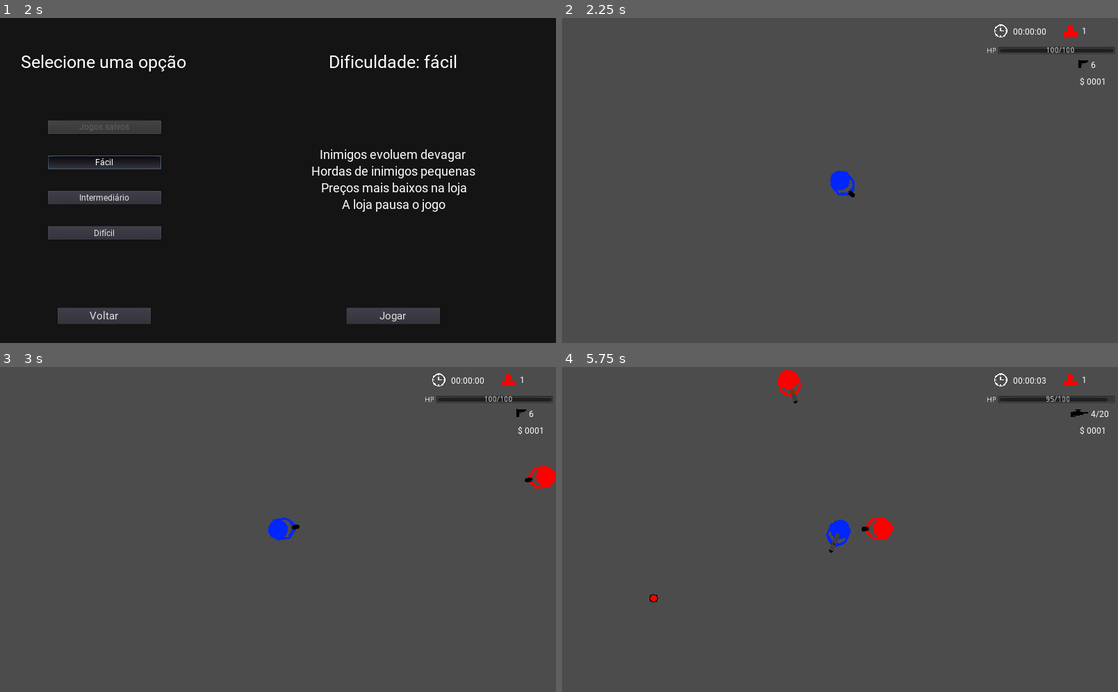
Above: before the commit, frames 1-4 (two rows, left to right).
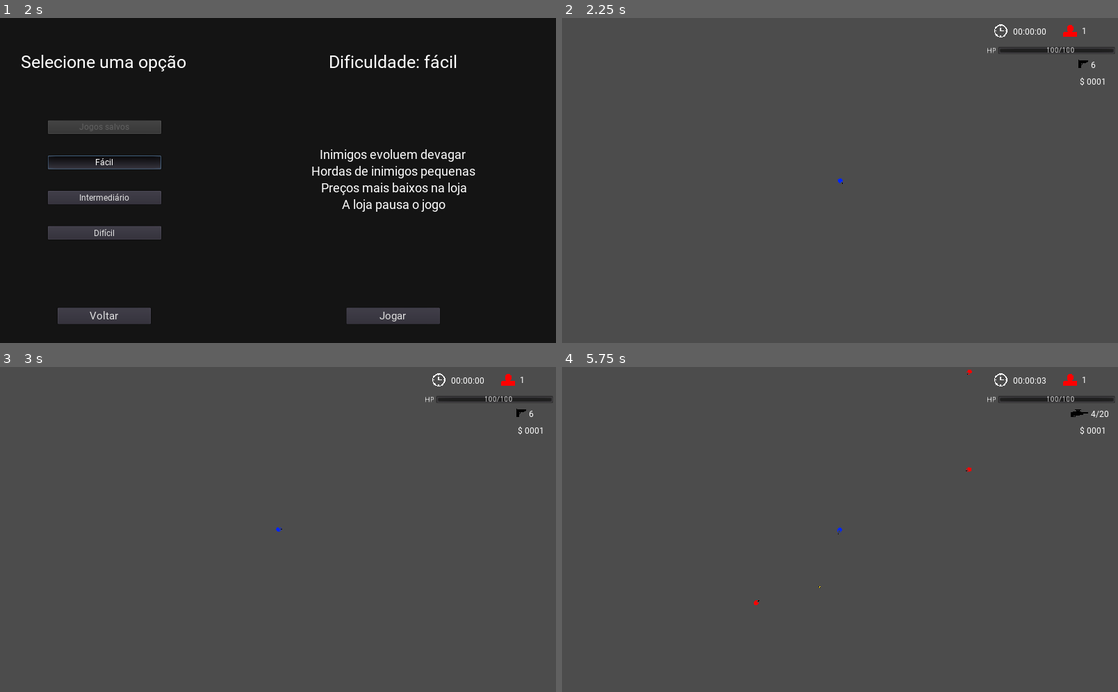
Above: after the commit, the same moments.

Repository: GregorioFornetti/Zigmor
Game: Godot game, scene res://Scenes_and_scripts/Interfaces/Menus/Main_menu.tscn
Same seed, same stepped clock (60 frames per second), same inputs: the game is played once before the commit and once after it.
Inputs (mouse positions are in pixels of both pictures, inside the frame that each line leads up to):
- Up to frame 1 (2 s): click "Jogar" at 0.5 s; click "Fácil" at 1.25 s
- Up to frame 2 (2.25 s): click "Jogar" at 2 s
- Up to frame 3 (3 s): tap Enter at 2.75 s; move the mouse to (400, 513) at 2.77 s; hold Right (ui_right) from 2.78 s (still down); hold 1 (change_weapon_to_pistol) from 2.78 s (still down)
- Up to frame 4 (5.75 s): move the mouse to (728, 545) at 3.52 s; release Right (ui_right) at 3.53 s; release 1 (change_weapon_to_pistol) at 3.53 s; hold Down (ui_down) 3.53-4.28 s; tap 2 (change_weapon_to_shotgun) at 3.6 s; move the mouse to (895, 458) at 4.27 s; hold Right (ui_right) 4.28-5.03 s; hold 3 (change_weapon_to_sniper) 4.28-5.03 s; move the mouse to (812, 594) at 5.02 s; hold Up (ui_up) from 5.03 s (still down); click (812, 594) at 5.1 s

Frame 1 is identical in both runs. In frame 2, 0.2% of the frame differs, in the area x 48-53%, y 47-56%; in frame 3, 0.5%; in frame 4, 0.8%, in the area x 15-99%, y 0-74%.

Commit message:
Função de posicao aleatoria
- Função que coleta uma posição aleatória dentro de um range e evitando posições já ocupadas

Diff:
--- a/Scenes_and_scripts/Enemies/Enemy_base.gd
+++ b/Scenes_and_scripts/Enemies/Enemy_base.gd
@@ -4,6 +4,7 @@
 onready var Player = get_parent().get_node("Player")
 onready var healthbar_timer = $HealthBar_timer
 onready var healthbar = $HealthBar
+onready var collision_shape = $CollisionShape2D.shape
 
 func set_default_attributes(health, speed, damage, money_drop):
 	attributes['health'] = health
--- a/Scenes_and_scripts/Player/Player.tscn
+++ b/Scenes_and_scripts/Player/Player.tscn
@@ -95,6 +95,7 @@
 
 [node name="Camera2D" type="Camera2D" parent="."]
 current = true
+zoom = Vector2( 5, 5 )
 
 [connection signal="area_entered" from="Hurtbox" to="." method="_on_Hurtbox_area_entered"]
 [connection signal="timeout" from="Shoot_timer" to="." method="_on_Shoot_timer_timeout"]
--- a/Scenes_and_scripts/Preloaded/Game.gd
+++ b/Scenes_and_scripts/Preloaded/Game.gd
@@ -5,10 +5,12 @@
 enum difficulties {EASY, MEDIUM, HARD}
 enum status {MENU, PLAYING, PAUSED}
 
+var enemies_points_function
+var spawn_points_function
+var spawn_delay_function
+
 var current_status = status.MENU
 var current_difficulty
-var enemies_points_function
-var spawn_points_function
 var current_time = 0  # Game time in seconds
 
 
@@ -30,16 +32,28 @@
 			difficult_name = "hard"
 	enemies_points_function = funcref(self, difficult_name + "_enemies_points_function")
 	spawn_points_function = funcref(self, difficult_name + "_spawn_points_function")
+	spawn_delay_function = funcref(self, difficult_name + "_spawn_delay_function")
 
 	get_tree().change_scene("res://Scenes_and_scripts/Testing_map.tscn")
 	$Timer.start()
 
+
+func _on_Timer_timeout():
+	current_time += 1
+	$Timer.start()
+
+
+
+# Funções modificadoras das dificuldades do jogo:
 
 func get_enemies_points():
 	return enemies_points_function.call_func(current_time)
 
 func get_spawn_points():
 	return spawn_points_function.call_func(current_time)
+
+func get_spawn_delay():
+	return spawn_delay_function.call_func(current_time)
 
 
 func easy_enemies_points_function(t):
@@ -62,6 +76,11 @@
 	return 3 * t
 
 
-func _on_Timer_timeout():
-	current_time += 1
-	$Timer.start()
+func easy_spawn_delay_function(t):
+	return 30
+
+func medium_spawn_delay_function(t):
+	return 25
+
+func hard_spawn_delay_function(t):
+	return 20
--- /dev/null
+++ b/Scenes_and_scripts/Spawner/Enemies_spawner.gd
@@ -0,0 +1,55 @@
+extends Node2D
+
+const SPAWN_WIDTH = 6000  # Largura a partir do player para spawn de inimigos (player centralizado)
+const SPAWN_HEIGHT = 3500  # Altura a partir do player para spawn de inimigos (player centralizado)
+const EXTRA_SPACE = 100  # Inimigos não podem spawnar no campo de visão do player + EXTRA_SPACE
+
+onready var Pistol_enemy = preload("res://Scenes_and_scripts/Enemies/Pistol_enemy.tscn")
+onready var player = get_parent().get_node("Player")
+onready var spawn_blocker = get_node("Spawn_blocker")
+onready var rng = RandomNumberGenerator.new()
+
+func _ready():
+	spawn_blocker.shape.extents.x = ProjectSettings.get_setting("display/window/size/width") / 2 + EXTRA_SPACE
+	spawn_blocker.shape.extents.y = ProjectSettings.get_setting("display/window/size/height") / 2 + EXTRA_SPACE
+	rng.randomize()
+
+
+func spawn_enemy(Enemy):
+	var enemy = Enemy.instance()
+	get_parent().add_child(enemy)
+	enemy.position = get_random_position(enemy.collision_shape)
+
+func get_random_position(enemy_colision_shape):
+	# Retorna uma posição aleatória dentro do range do retangulo de largura
+	# e altura definidos pelas constantes no começo do código
+
+	position = player.position  # atualizar a posição do spawner block
+	var space_state = get_world_2d().direct_space_state
+
+	while true:
+		var random_pos = player.position + Vector2(rng.randf_range(-SPAWN_WIDTH/2,SPAWN_WIDTH/2), rng.randf_range(-SPAWN_HEIGHT/2,SPAWN_HEIGHT/2))
+
+		var query = Physics2DShapeQueryParameters.new()
+		#query.collision_layer = 0b00000000000010000111
+		query.collide_with_areas = true
+		query.set_shape(enemy_colision_shape)
+		query.set_transform(Transform2D(0, random_pos))
+
+		if not space_state.collide_shape(query,1):
+			return random_pos
+
+
+
+
+# Para realizar testes de tamanhos da nova área de spawn, descomentar as linhas abaixo (Dica: use CTRL + K para descomentar, aumente o zoom no player)
+
+#func _process(_delta):
+#	update()
+#
+#func _draw():
+#	draw_rect(Rect2(-SPAWN_WIDTH/2,-SPAWN_HEIGHT/2,SPAWN_WIDTH,SPAWN_HEIGHT), ColorN('red'), false, 20)
+
+
+func _on_Timer_timeout():
+	spawn_enemy(Pistol_enemy)
--- /dev/null
+++ b/Scenes_and_scripts/Spawner/Enemies_spawner.tscn
@@ -0,0 +1,19 @@
+[gd_scene load_steps=3 format=2]
+
+[ext_resource path="res://Scenes_and_scripts/Spawner/Enemies_spawner.gd" type="Script" id=1]
+
+[sub_resource type="RectangleShape2D" id=1]
+extents = Vector2( 8.13718, 7.87842 )
+
+[node name="Enemies_spawner" type="Area2D"]
+collision_layer = 129
+collision_mask = 0
+script = ExtResource( 1 )
+
+[node name="Timer" type="Timer" parent="."]
+autostart = true
+
+[node name="Spawn_blocker" type="CollisionShape2D" parent="."]
+shape = SubResource( 1 )
+
+[connection signal="timeout" from="Timer" to="." method="_on_Timer_timeout"]
--- a/Scenes_and_scripts/Testing_map.tscn
+++ b/Scenes_and_scripts/Testing_map.tscn
@@ -1,18 +1,13 @@
-[gd_scene load_steps=5 format=2]
+[gd_scene load_steps=4 format=2]
 
 [ext_resource path="res://Scenes_and_scripts/Interfaces/Interface.tscn" type="PackedScene" id=1]
 [ext_resource path="res://Scenes_and_scripts/Player/Player.tscn" type="PackedScene" id=2]
-[ext_resource path="res://Scenes_and_scripts/Enemies/Pistol_enemy.tscn" type="PackedScene" id=3]
-[ext_resource path="res://Scenes_and_scripts/Enemies/Shotgun_enemy.tscn" type="PackedScene" id=4]
+[ext_resource path="res://Scenes_and_scripts/Spawner/Enemies_spawner.tscn" type="PackedScene" id=5]
 
 [node name="Testing_map" type="Node2D"]
 
 [node name="Interface" parent="." instance=ExtResource( 1 )]
 
+[node name="Enemies_spawner" parent="." instance=ExtResource( 5 )]
+
 [node name="Player" parent="." instance=ExtResource( 2 )]
-
-[node name="Pistol_enemy" parent="." instance=ExtResource( 4 )]
-position = Vector2( 119.465, -595.561 )
-
-[node name="Shotgun_enemy" parent="." instance=ExtResource( 3 )]
-position = Vector2( 606.017, -113.461 )
--- a/project.godot
+++ b/project.godot
@@ -84,18 +84,14 @@
 
 [layer_names]
 
-2d_render/layer_1="Player"
 2d_physics/layer_1="Player"
-2d_render/layer_2="Enemy"
 2d_physics/layer_2="Enemy"
-2d_render/layer_3="Map"
 2d_physics/layer_3="Map"
-2d_render/layer_4="Player_hurtbox"
 2d_physics/layer_4="Player_hurtbox"
-2d_render/layer_5="Enemy_hurtbox"
 2d_physics/layer_5="Enemy_hurtbox"
 2d_physics/layer_6="Player_hitbox"
 2d_physics/layer_7="Enemy_hitbox"
+2d_physics/layer_8="Spawn_blocker"
 
 [physics]
 
